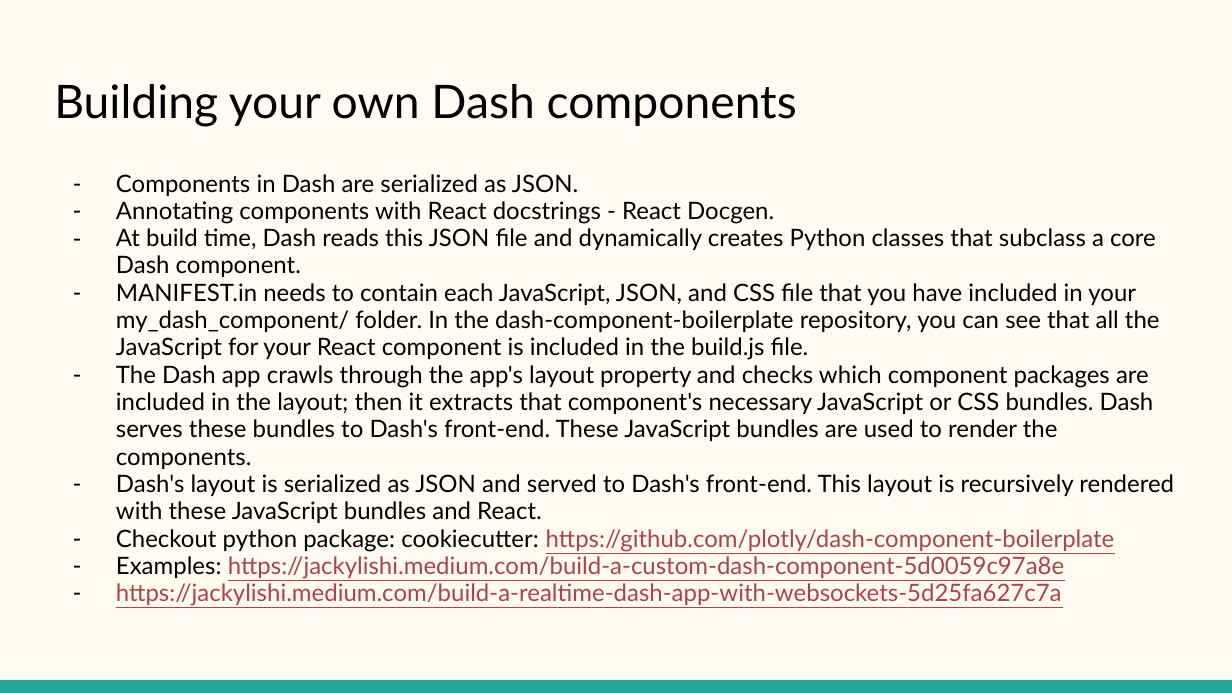
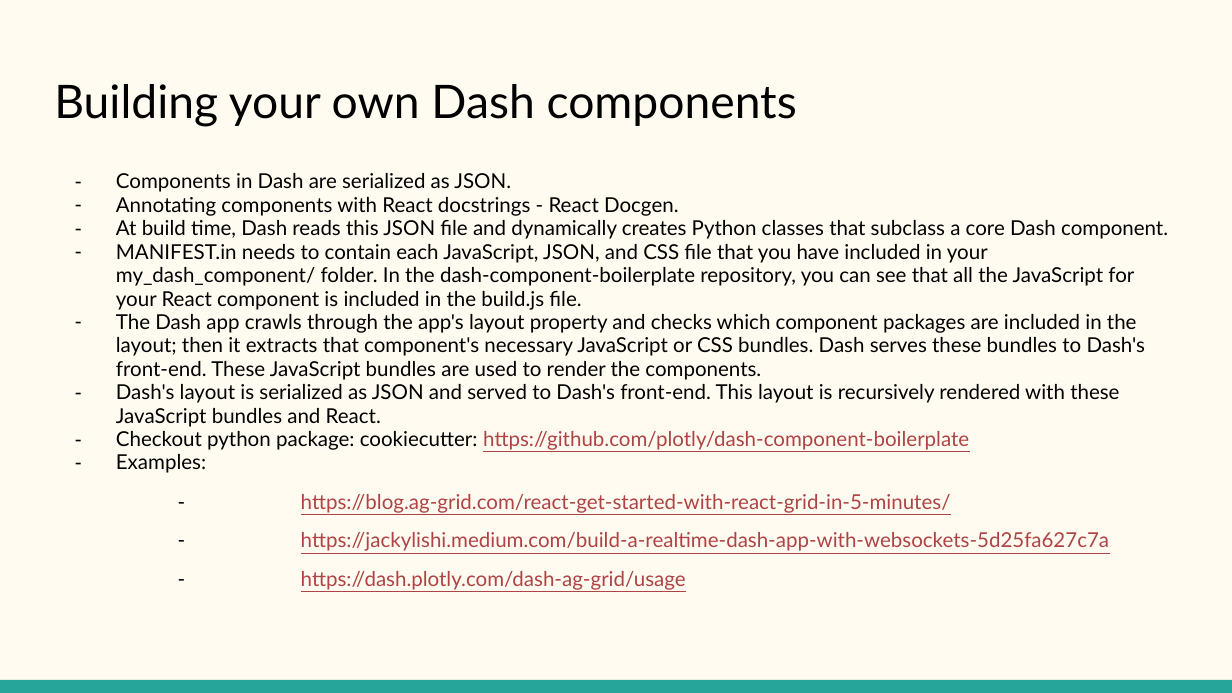
Before and after one commit to KritikaVersha/Plotly_Dash_Training, a slide deck: slide 25 of plotly-dash-training/Python with Plotly and Dash.pptx. Drawn at 1232x693 pixels with LibreOffice and Linux fonts; fonts in the diff are those of the drawing. Boxes give left, top, right and bottom in pixels: in the first picture for what was removed or moved away, otherwise in the second. Text is boxed around its words. In the diff, an @@ line names an element or a change of style, - is before the commit and + after.

```diff
--- a/plotly-dash-training/Python with Plotly and Dash.pptx
+++ b/plotly-dash-training/Python with Plotly and Dash.pptx
@@ text at [116, 173, 1168, 450]: size 14 to 12 pt in "Components in Dash are serialized as JSON.", "Annotating components with React docstrings - React ...", "At build time, Dash reads this JSON ...", "MANIFEST.in needs to contain each JavaScript, JSON, ..." and 3 more places; indent changed @@
@@ text at [116, 454, 1109, 590]: text changed; size 14 to 12 pt @@
-– Examples: https://jackylishi.medium.com/build-a-custom-dash-component-5d0059c97a8e
-– https://jackylishi.medium.com/build-a-realtime-dash-app-with-websockets-5d25fa627c7a
+– Examples:
+- https://blog.ag-grid.com/react-get-started-with-react-grid-in-5-minutes/
+- https://jackylishi.medium.com/build-a-realtime-dash-app-with-websockets-5d25fa627c7a
+- https://dash.plotly.com/dash-ag-grid/usage
```
Also in this commit, not shown: 2 other slides changed, 3 slides added.
